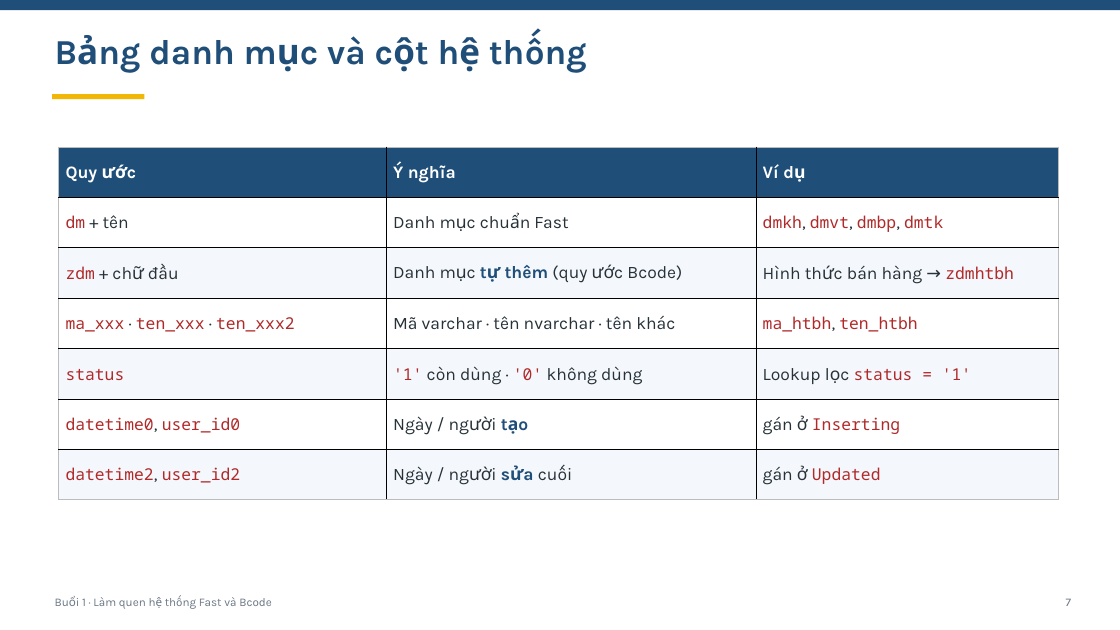
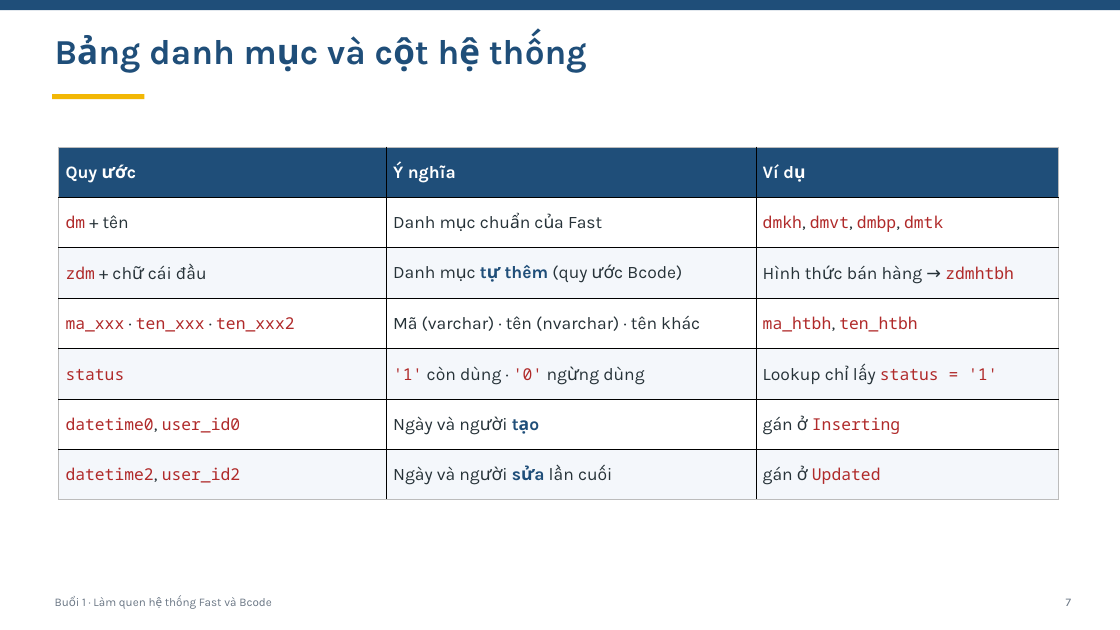
Before and after one commit to Tsunbee/Bcode, a slide deck: slide 7 of docs/DaoTao/Buoi01_LamQuenFastBcode.pptx. Drawn at 1120x630 pixels with LibreOffice and Linux fonts; fonts in the diff are those of the drawing. Boxes give left, top, right and bottom in pixels: in the first picture for what was removed or moved away, otherwise in the second. Text is boxed around its words. In the diff, an @@ line names an element or a change of style, - is before the commit and + after.

```diff
--- a/docs/DaoTao/Buoi01_LamQuenFastBcode.pptx
+++ b/docs/DaoTao/Buoi01_LamQuenFastBcode.pptx
@@ table at box(59, 147, 1059, 500) @@
-row 2, column 2: Danh mục chuẩn Fast
+row 2, column 2: Danh mục chuẩn của Fast
-row 3, column 1: zdm + chữ đầu
+row 3, column 1: zdm + chữ cái đầu
-row 4, column 2: Mã varchar · tên nvarchar · tên khác
+row 4, column 2: Mã (varchar) · tên (nvarchar) · tên khác
-row 5, column 2: '1' còn dùng · '0' không dùng
+row 5, column 2: '1' còn dùng · '0' ngừng dùng
-row 5, column 3: Lookup lọc status = '1'
+row 5, column 3: Lookup chỉ lấy status = '1'
-row 6, column 2: Ngày / người tạo
+row 6, column 2: Ngày và người tạo
-row 7, column 2: Ngày / người sửa cuối
+row 7, column 2: Ngày và người sửa lần cuối
```
Also in this commit, not shown: 10 other slides changed, 27 other files.
